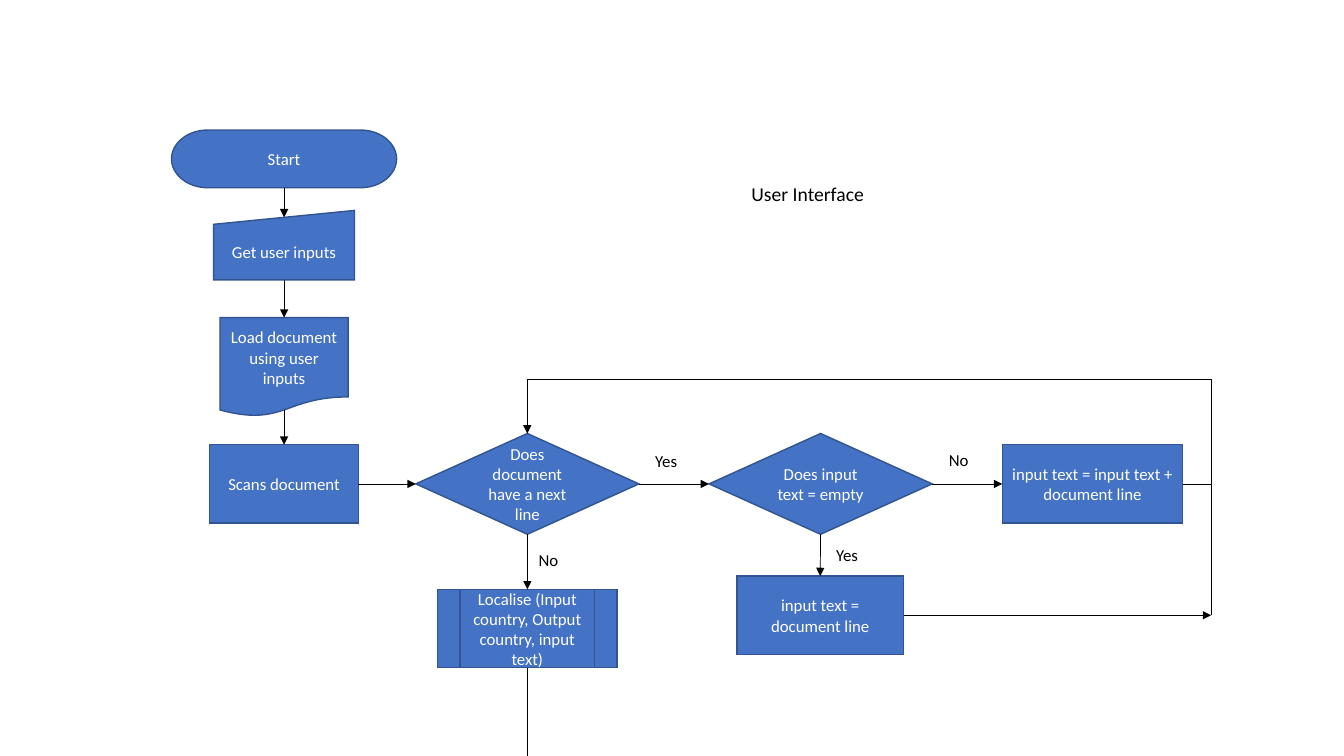
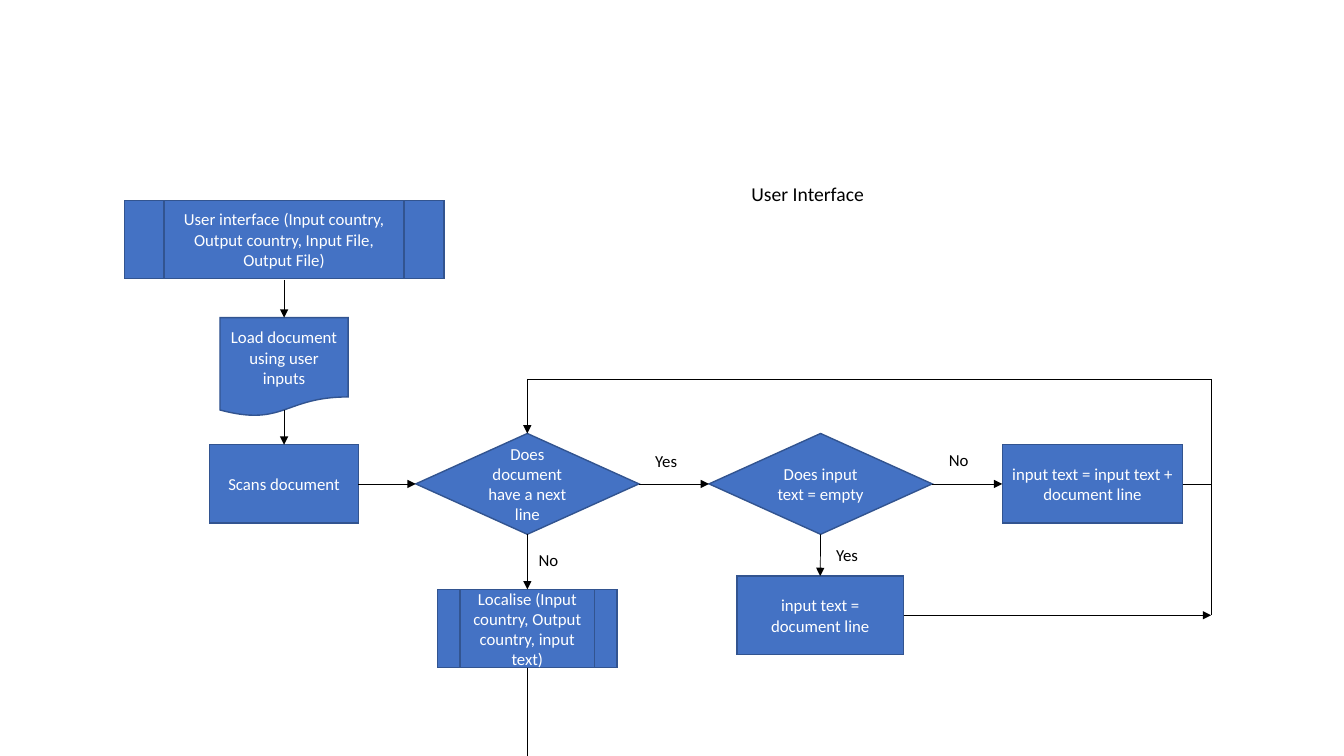
Before and after one commit to bmpernot/java-text-localiser, a slide deck: slide 3 of Flowchart.pptx (slide 1 before the commit). Drawn at 1344x756 pixels with LibreOffice and Linux fonts; fonts in the diff are those of the drawing. Boxes give left, top, right and bottom in pixels: in the first picture for what was removed or moved away, otherwise in the second. Text is boxed around its words. In the diff, an @@ line names an element or a change of style, - is before the commit and + after.

```diff
--- a/Flowchart.pptx
+++ b/Flowchart.pptx
@@ pill shape removed at [171, 130, 396, 188] @@
-Start
@@ flow chart predefined process added at [124, 201, 444, 279], fill #4472C4, outline #325491 1 pt, 12 pt, text #FFFFFF @@
+User interface (Input country, Output country, Input File, Output File)
@@ arrow removed from (284, 188) to (284, 218) @@
@@ flow chart manual input removed at [214, 211, 355, 280] @@
-Get user inputs
```
Also in this commit, not shown: 1 other slide changed, 1 slide added, 2 other files.
